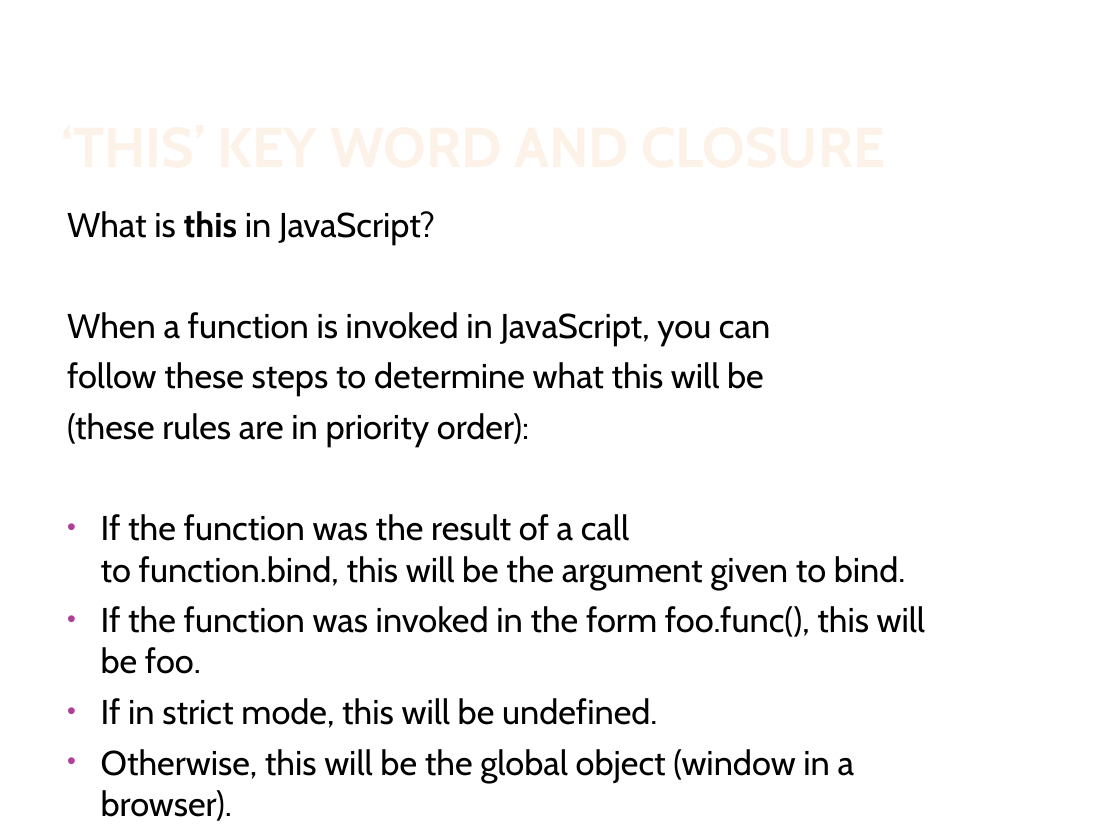
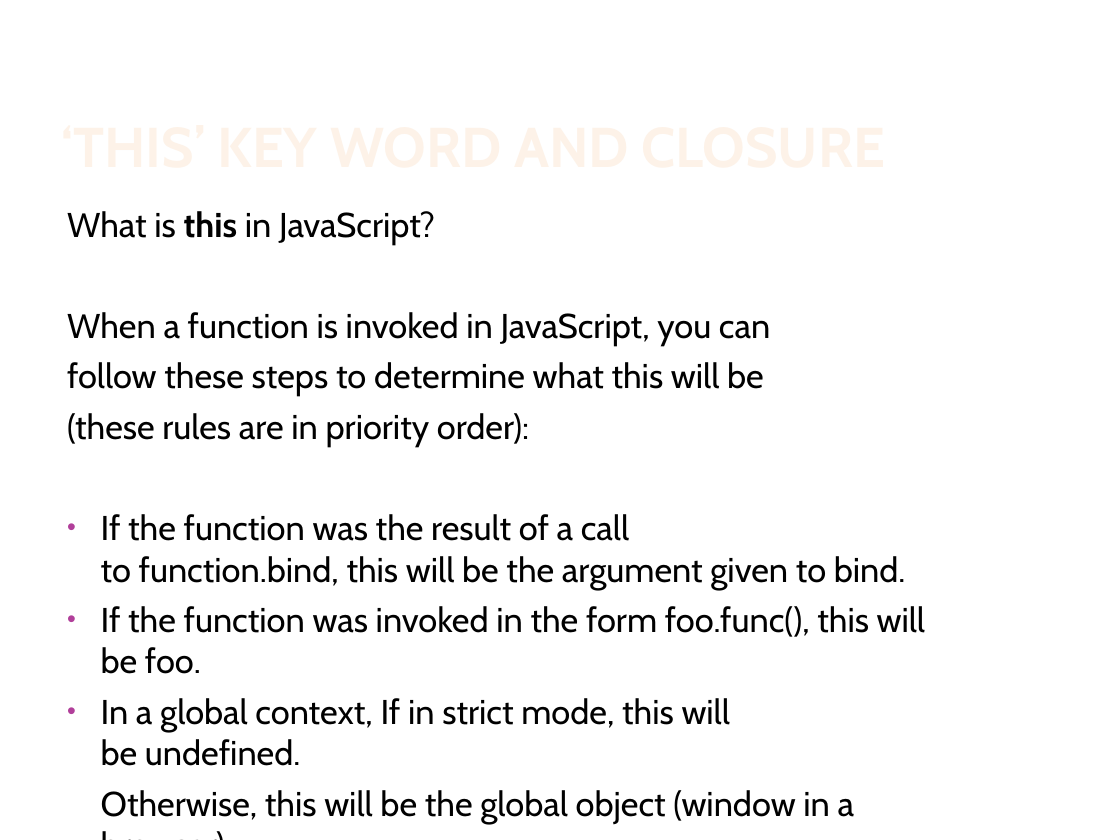
Before and after one commit to IsraelZablianov/TypeScript-Course, a slide deck: slide 18 of Advanced Es6 & TypeScript.pptx. Drawn at 1120x840 pixels with LibreOffice and Linux fonts; fonts in the diff are those of the drawing; background and template pictures are left out. Boxes give left, top, right and bottom in pixels: in the first picture for what was removed or moved away, otherwise in the second. Text is boxed around its words. In the diff, an @@ line names an element or a change of style, - is before the commit and + after.

Commit message:
fixing typos and images

```diff
--- a/Advanced Es6 & TypeScript.pptx
+++ b/Advanced Es6 & TypeScript.pptx
@@ text at [101,698,730,766]: text changed @@
-• If in strict mode, this will be undefined.
+• In a global context, If in strict mode, this will be undefined.
@@ text at [101,790,855,824]: bullet • to none @@
```
Also in this commit, not shown: 6 other slides changed.
